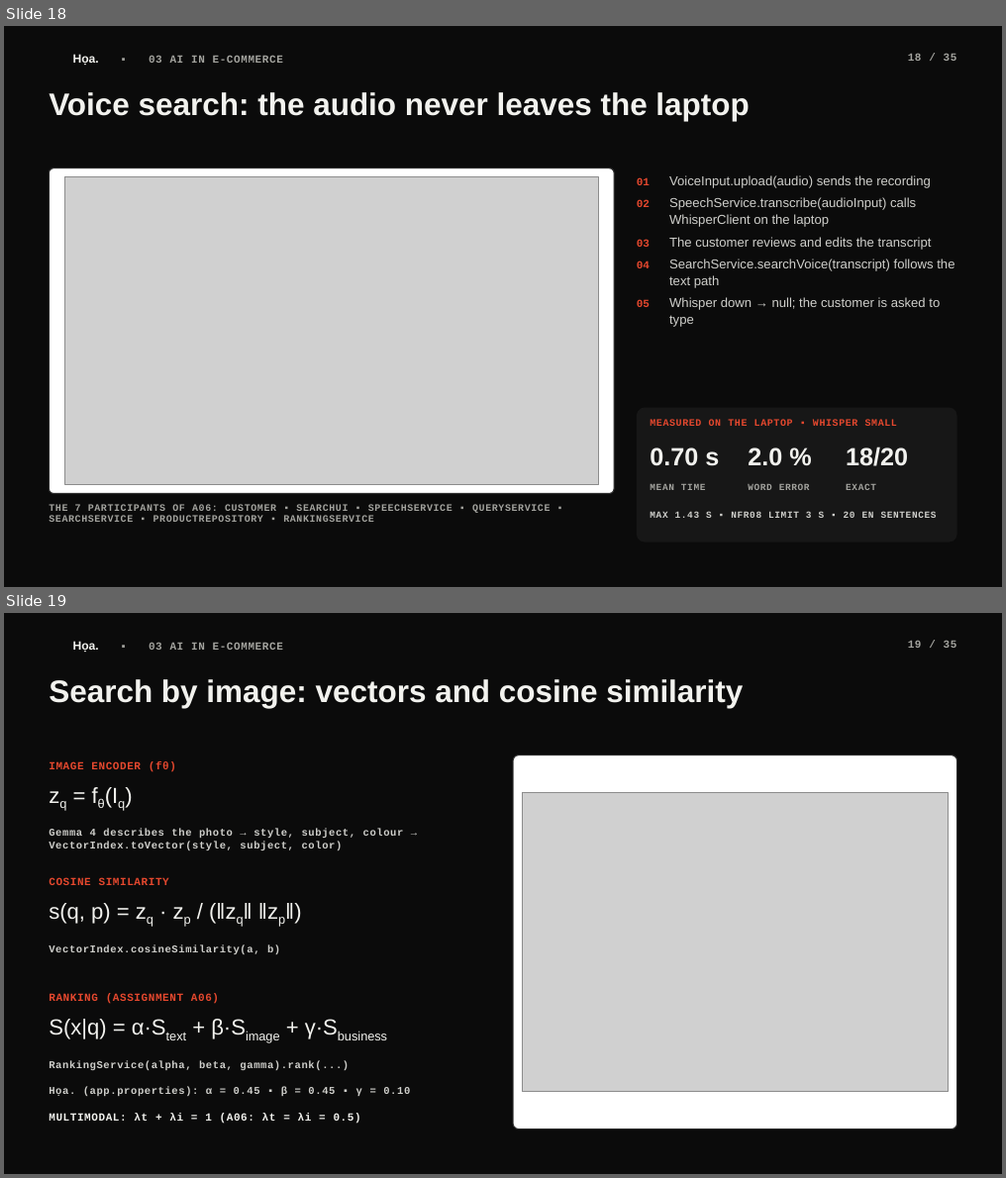
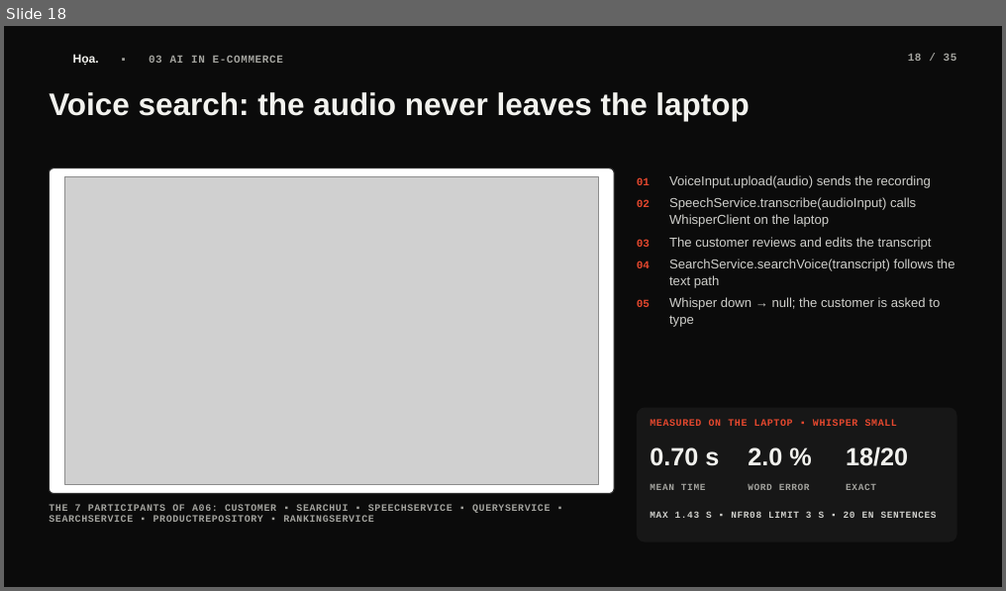
Before and after one commit to scalliontor/Hoa, a slide deck: slides/thuyettrinh_Hoa_dark.pptx. Shown one above the other, each under a label of ours: slides 18 and 19 before the commit, slide 18 after it. The pictures are 1006x1178 and 1006x591 pixels, drawn with LibreOffice and Linux fonts; fonts in the diff are those of the drawing; grey boxes stand for pictures; background and template pictures are left out. Boxes give left, top, right and bottom in pixels: in the first picture for what was removed or moved away, otherwise in the second. Text is boxed around its words. In the diff, an @@ line names an element or a change of style, - is before the commit and + after.

```diff
--- a/slides/thuyettrinh_Hoa_dark.pptx
+++ b/slides/thuyettrinh_Hoa_dark.pptx
@@ slide 19 removed at (4,613,1002,1174), background #0B0B0B @@
@@ text removed at (73,641,283,652) @@
-Họa. ▪ 03 AI IN E-COMMERCE
@@ text removed at (908,641,957,648) @@
-19 / 35
@@ text removed at (49,679,743,708) @@
-Search by image: vectors and cosine similarity
@@ rounded rectangle removed at (513,756,957,1130) @@
@@ text removed at (49,761,176,772) @@
-IMAGE ENCODER (fθ)
@@ text removed at (49,781,491,823) @@
-zq = fθ(Iq)
@@ picture removed at (522,792,948,1092) @@
@@ text removed at (49,829,404,851) @@
-Gemma 4 describes the photo → style, subject, colour → VectorIndex.toVector(style, subject, color)
@@ text removed at (49,877,169,885) @@
-COSINE SIMILARITY
@@ text removed at (49,903,111,924) @@
-s(q, p) = zq · zp / (‖zq‖ ‖zp‖)
@@ text removed at (49,945,280,955) @@
-VectorIndex.cosineSimilarity(a, b)
@@ text removed at (49,994,219,1004) @@
-RANKING (ASSIGNMENT A06)
@@ text removed at (49,1019,338,1040) @@
-S(x|q) = α·Stext + β·Simage + γ·Sbusiness
@@ text removed at (49,1061,349,1070) @@
-RankingService(alpha, beta, gamma).rank(...)
@@ text removed at (49,1087,410,1098) @@
-Họa. (app.properties): α = 0.45 ▪ β = 0.45 ▪ γ = 0.10
@@ text removed at (49,1114,361,1124) @@
-MULTIMODAL: λt + λi = 1 (A06: λt = λi = 0.5)
```
Also in this commit, not shown: 1 slide added, 2 other files.
